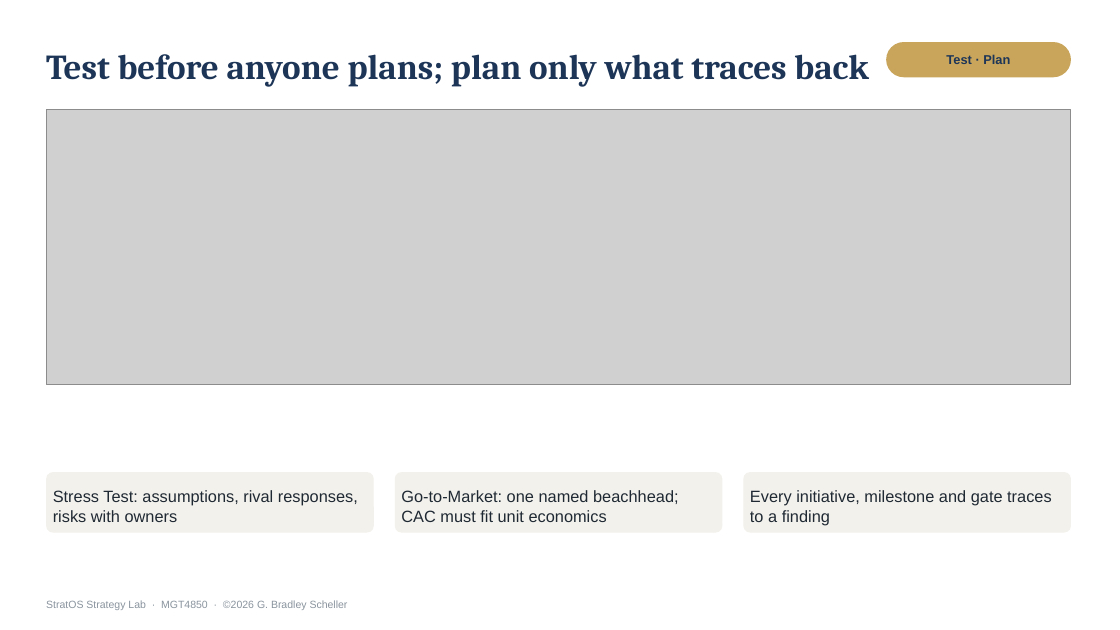
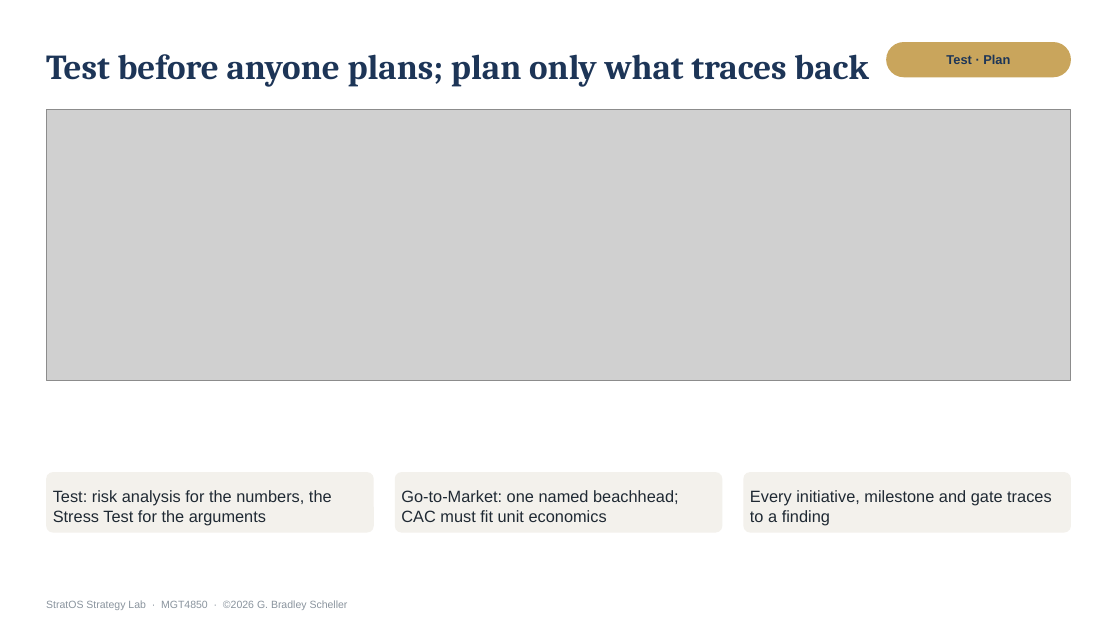
Before and after one commit to Brads777/Strat-IQ-Strategy-Toolkit, a slide deck: slide 13 of release-assets/StratOS_v3_Process_Walkthrough.pptx (slide 7 before the commit). Drawn at 1120x630 pixels with LibreOffice and Linux fonts; fonts in the diff are those of the drawing; grey boxes stand for pictures. Boxes give left, top, right and bottom in pixels: in the first picture for what was removed or moved away, otherwise in the second. Text is boxed around its words. In the diff, an @@ line names an element or a change of style, - is before the commit and + after.

```diff
--- a/release-assets/StratOS_v3_Process_Walkthrough.pptx
+++ b/release-assets/StratOS_v3_Process_Walkthrough.pptx
@@ picture resized from (x1=46, y1=109, x2=1071, y2=385) to (x1=46, y1=109, x2=1071, y2=381) @@
@@ text in rounded rectangle at (x1=53, y1=490, x2=332, y2=525): text changed @@
-Stress Test: assumptions, rival responses, risks with owners
+Test: risk analysis for the numbers, the Stress Test for the arguments
```
Also in this commit, not shown: 4 other slides changed, 10 slides added, 22 other files.
